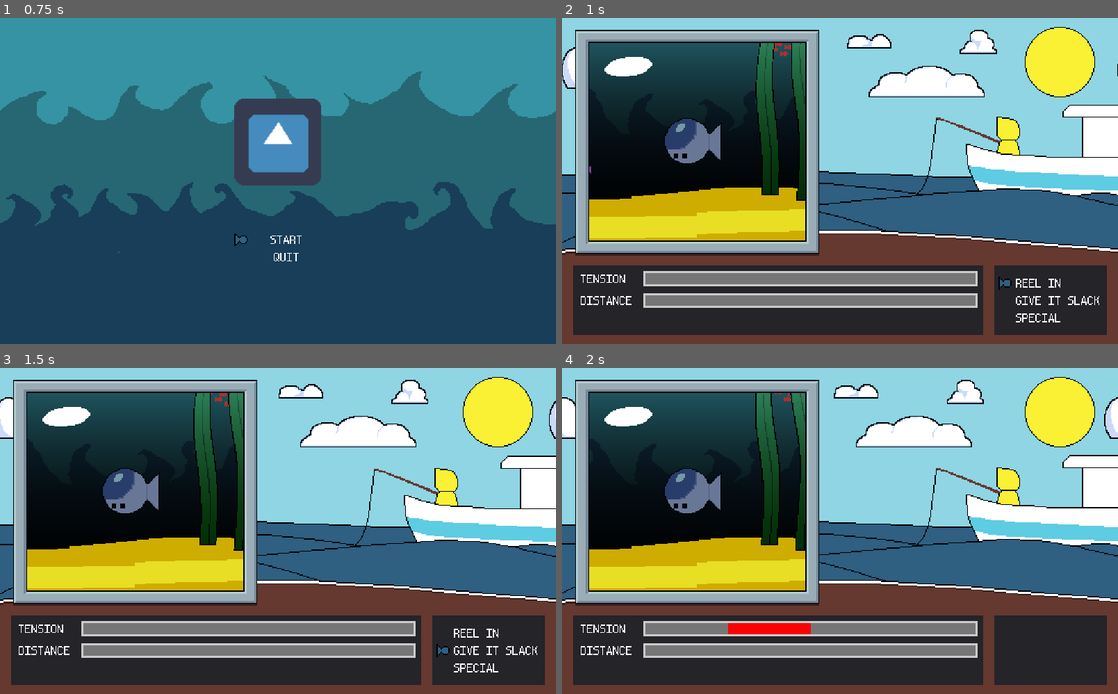
Above: before the commit, frames 1-4 (two rows, left to right).
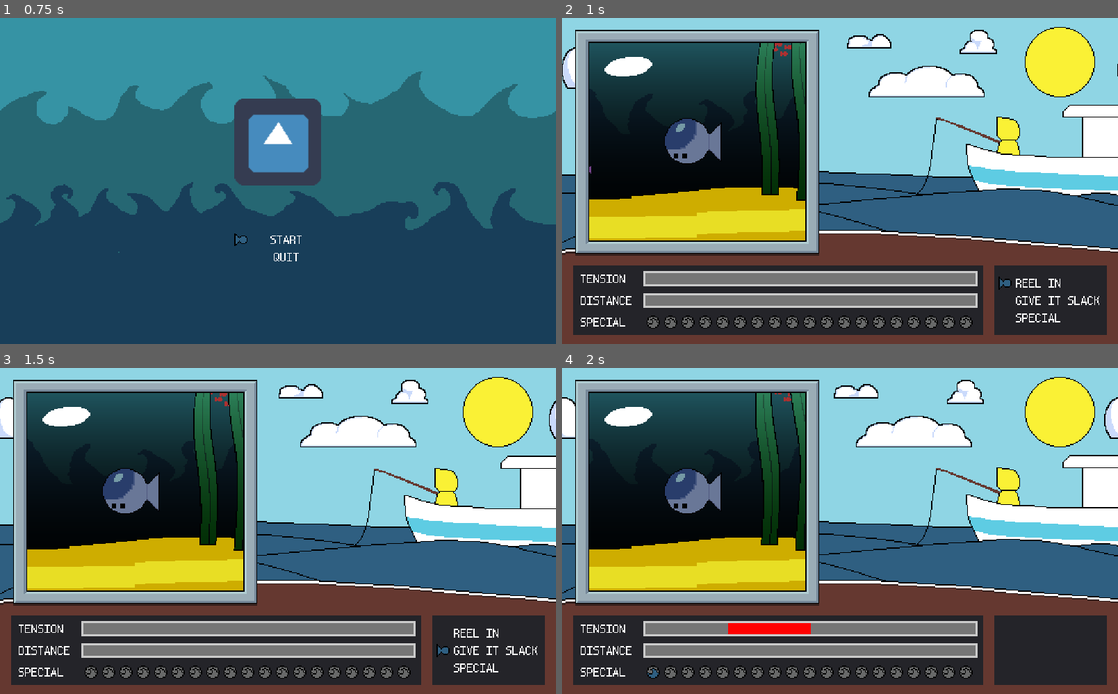
Above: after the commit, the same moments.

Repository: TateKennington/Battle-Fish-Saga
Game: Godot game, scene res://GUI/MainMenu.tscn
The game is run twice, just before and just after one commit, with the same random seed, the same clock (stepped at 60 frames per second) and the same inputs. The engine's default icon, where the game draws it, is replaced by a stand-in: a white triangle on a blue panel in a dark square.
Inputs:
- Up to frame 1 (0.75 s): tap Enter at 0.5 s; hold Up from 0.53 s (still down)
- Up to frame 2 (1 s): keep holding Up; tap Space at 0.77 s
- Up to frame 3 (1.5 s): release Up at 1.28 s; hold Down from 1.28 s (still down)
- Up to frame 4 (2 s): keep holding Down; tap Space at 1.52 s

Frame 1 is identical in both runs. In frame 2, 1.5% of the frame differs, in the area x 3-74%, y 91-96%; in frame 3, 1.5%; in frame 4, 1.5%.

Commit message:
Added special bar

Diff:
--- a/Battle.gd
+++ b/Battle.gd
@@ -27,6 +27,10 @@
 	gui.activate();
 	yield(gui, "choose_move")
 	check_end();
+	if tension >= 0 :
+		gui.push_special(Special_Counter.State.Tense)
+	else:
+		gui.push_special(Special_Counter.State.Slack)
 	yield(get_tree().create_timer(1), 'timeout')
 	enemy.play_turn()
 	yield(enemy, "turn_finished")
--- a/GUI/BattleGUI.gd
+++ b/GUI/BattleGUI.gd
@@ -7,6 +7,7 @@
 
 onready var tension_bar: TensionBar = $StatsPanel/Tension/TensionBar
 onready var distance_bar: TensionBar = $StatsPanel/Distance/DistanceBar
+onready var special_bar = $StatsPanel/Special/SpecialBar
 onready var menu: Menu = $Panel/CenterContainer/Menu
 
 var moves_list;
@@ -52,3 +53,6 @@
 func deactivate():
 	menu.set_process_input(false);
 	menu.visible = false;
+
+func push_special(special:int):
+	special_bar.push_special(special)
--- a/GUI/BattleGUI.tscn
+++ b/GUI/BattleGUI.tscn
@@ -1,10 +1,11 @@
-[gd_scene load_steps=6 format=2]
+[gd_scene load_steps=7 format=2]
 
 [ext_resource path="res://GUI/Components/TensionBar/TensionBar.tscn" type="PackedScene" id=1]
 [ext_resource path="res://font.tres" type="BitmapFont" id=2]
 [ext_resource path="res://GUI/BattleGUI.gd" type="Script" id=3]
 [ext_resource path="res://GUI/Components/Menu/Menu.tscn" type="PackedScene" id=4]
 [ext_resource path="res://GUI/Dashboard.png" type="Texture" id=5]
+[ext_resource path="res://GUI/Components/SpecialBar/SpecialBar.tscn" type="PackedScene" id=6]
 
 [node name="BattleGUI" type="Control"]
 anchor_right = 1.0
@@ -80,6 +81,30 @@
 "_edit_use_anchors_": false
 }
 
+[node name="Special" type="Control" parent="StatsPanel"]
+anchor_right = 1.0
+margin_top = 40.0
+__meta__ = {
+"_edit_use_anchors_": false
+}
+
+[node name="Label" type="Label" parent="StatsPanel/Special"]
+margin_left = 7.0
+margin_top = 8.0
+margin_right = 49.0
+margin_bottom = 16.0
+custom_fonts/font = ExtResource( 2 )
+text = "special"
+__meta__ = {
+"_edit_use_anchors_": false
+}
+
+[node name="SpecialBar" parent="StatsPanel/Special" instance=ExtResource( 6 )]
+margin_left = 67.8391
+margin_top = 5.93298
+margin_right = 367.839
+margin_bottom = 17.933
+
 [node name="Panel" type="Panel" parent="."]
 anchor_left = 0.778
 anchor_top = 1.0
--- /dev/null
+++ b/GUI/Components/SpecialBar/SpecialBar.gd
@@ -0,0 +1,11 @@
+extends HBoxContainer
+
+var current_index = 0;
+
+func push_special(special: int):
+	get_child(current_index).current_state = special;
+	current_index += 1;
+
+func clear():
+	for child in get_children():
+		child.current_state = Special_Counter.State.Inactive
--- /dev/null
+++ b/GUI/Components/SpecialBar/SpecialBar.tscn
@@ -0,0 +1,103 @@
+[gd_scene load_steps=3 format=2]
+
+[ext_resource path="res://GUI/Components/SpecialBar/SpecialBar.gd" type="Script" id=1]
+[ext_resource path="res://GUI/Components/SpecialCounter/SpecialCounter.tscn" type="PackedScene" id=2]
+
+[node name="SpecialBar" type="HBoxContainer"]
+script = ExtResource( 1 )
+__meta__ = {
+"_edit_use_anchors_": false
+}
+
+[node name="SpecialCounter" parent="." instance=ExtResource( 2 )]
+margin_bottom = 12.0
+
+[node name="SpecialCounter2" parent="." instance=ExtResource( 2 )]
+margin_left = 16.0
+margin_right = 28.0
+margin_bottom = 12.0
+
+[node name="SpecialCounter3" parent="." instance=ExtResource( 2 )]
+margin_left = 32.0
+margin_right = 44.0
+margin_bottom = 12.0
+
+[node name="SpecialCounter4" parent="." instance=ExtResource( 2 )]
+margin_left = 48.0
+margin_right = 60.0
+margin_bottom = 12.0
+
+[node name="SpecialCounter5" parent="." instance=ExtResource( 2 )]
+margin_left = 64.0
+margin_right = 76.0
+margin_bottom = 12.0
+
+[node name="SpecialCounter6" parent="." instance=ExtResource( 2 )]
+margin_left = 80.0
+margin_right = 92.0
+margin_bottom = 12.0
+
+[node name="SpecialCounter7" parent="." instance=ExtResource( 2 )]
+margin_left = 96.0
+margin_right = 108.0
+margin_bottom = 12.0
+
+[node name="SpecialCounter8" parent="." instance=ExtResource( 2 )]
+margin_left = 112.0
+margin_right = 124.0
+margin_bottom = 12.0
+
+[node name="SpecialCounter9" parent="." instance=ExtResource( 2 )]
+margin_left = 128.0
+margin_right = 140.0
+margin_bottom = 12.0
+
+[node name="SpecialCounter10" parent="." instance=ExtResource( 2 )]
+margin_left = 144.0
+margin_right = 156.0
+margin_bottom = 12.0
+
+[node name="SpecialCounter11" parent="." instance=ExtResource( 2 )]
+margin_left = 160.0
+margin_right = 172.0
+margin_bottom = 12.0
+
+[node name="SpecialCounter12" parent="." instance=ExtResource( 2 )]
+margin_left = 176.0
+margin_right = 188.0
+margin_bottom = 12.0
+
+[node name="SpecialCounter13" parent="." instance=ExtResource( 2 )]
+margin_left = 192.0
+margin_right = 204.0
+margin_bottom = 12.0
+
+[node name="SpecialCounter14" parent="." instance=ExtResource( 2 )]
+margin_left = 208.0
+margin_right = 220.0
+margin_bottom = 12.0
+
+[node name="SpecialCounter15" parent="." instance=ExtResource( 2 )]
+margin_left = 224.0
+margin_right = 236.0
+margin_bottom = 12.0
+
+[node name="SpecialCounter16" parent="." instance=ExtResource( 2 )]
+margin_left = 240.0
+margin_right = 252.0
+margin_bottom = 12.0
+
+[node name="SpecialCounter17" parent="." instance=ExtResource( 2 )]
+margin_left = 256.0
+margin_right = 268.0
+margin_bottom = 12.0
+
+[node name="SpecialCounter18" parent="." instance=ExtResource( 2 )]
+margin_left = 272.0
+margin_right = 284.0
+margin_bottom = 12.0
+
+[node name="SpecialCounter19" parent="." instance=ExtResource( 2 )]
+margin_left = 288.0
+margin_right = 300.0
+margin_bottom = 12.0
--- /dev/null
+++ b/GUI/Components/SpecialCounter/SpecialCounter.gd
@@ -0,0 +1,22 @@
+tool
+extends TextureRect
+
+class_name Special_Counter
+
+enum State {
+	Tense = 0,
+	Slack = 1,
+	Inactive = 2
+}
+
+const icons = [
+	preload('res://GUI/Components/SpecialCounter/Indicator3.png'),
+	preload('res://GUI/Components/SpecialCounter/Indicator2.png'),
+	preload('res://GUI/Components/SpecialCounter/Indicator1.png'),
+]
+
+export var current_state = State.Inactive setget set_state;
+
+func set_state(new_state: int):
+	current_state = clamp(new_state, 0, State.size() - 1);
+	texture = icons[current_state];
--- /dev/null
+++ b/GUI/Components/SpecialCounter/SpecialCounter.tscn
@@ -0,0 +1,13 @@
+[gd_scene load_steps=3 format=2]
+
+[ext_resource path="res://GUI/Components/SpecialCounter/Indicator1.png" type="Texture" id=1]
+[ext_resource path="res://GUI/Components/SpecialCounter/SpecialCounter.gd" type="Script" id=2]
+
+[node name="SpecialCounter" type="TextureRect"]
+margin_right = 12.0
+margin_bottom = 13.0
+texture = ExtResource( 1 )
+script = ExtResource( 2 )
+__meta__ = {
+"_edit_use_anchors_": false
+}
--- a/project.godot
+++ b/project.godot
@@ -34,6 +34,11 @@
 "language": "GDScript",
 "path": "res://Player/Player.gd"
 }, {
+"base": "TextureRect",
+"class": "Special_Counter",
+"language": "GDScript",
+"path": "res://GUI/Components/SpecialCounter/SpecialCounter.gd"
+}, {
 "base": "Control",
 "class": "TensionBar",
 "language": "GDScript",
@@ -45,6 +50,7 @@
 "Menu": "",
 "MenuItem": "",
 "Player": "",
+"Special_Counter": "",
 "TensionBar": ""
 }
 
Binary file added: GUI/Components/SpecialCounter/Indicator.aseprite
Binary file added: GUI/Components/SpecialCounter/Indicator1.png
Not shown, added: GUI/Components/SpecialCounter/Indicator1.png.import
Binary file added: GUI/Components/SpecialCounter/Indicator2.png
Not shown, added: GUI/Components/SpecialCounter/Indicator2.png.import
Binary file added: GUI/Components/SpecialCounter/Indicator3.png
Not shown, added: GUI/Components/SpecialCounter/Indicator3.png.import
